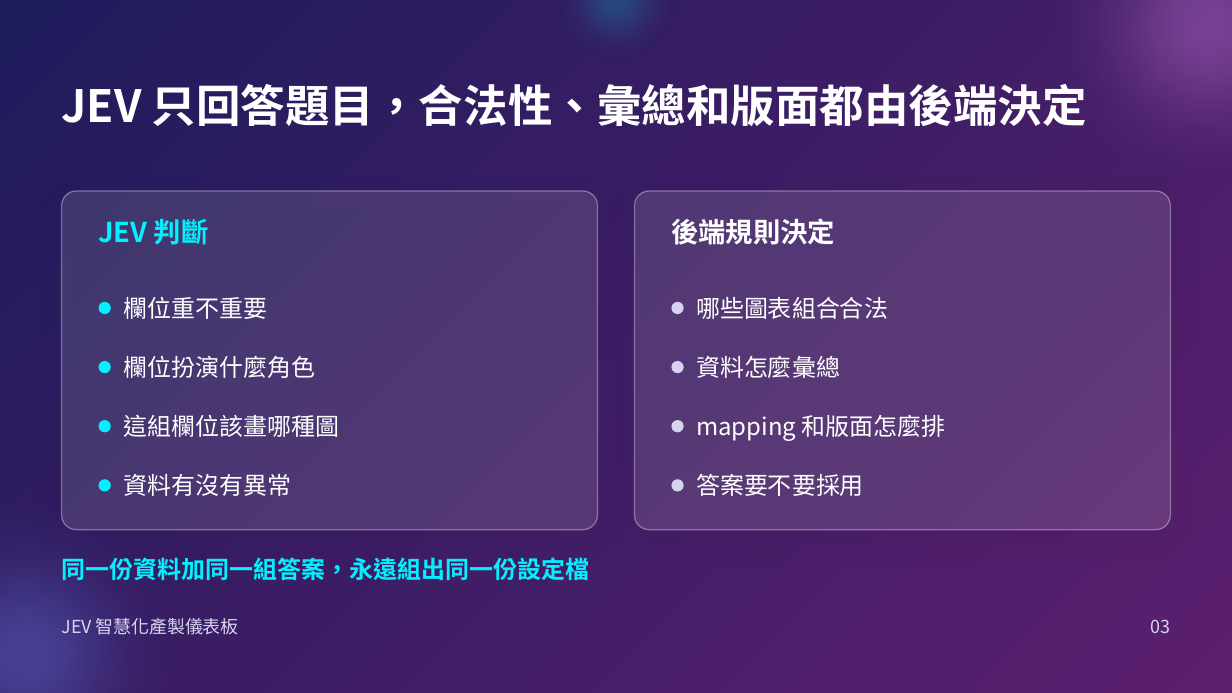
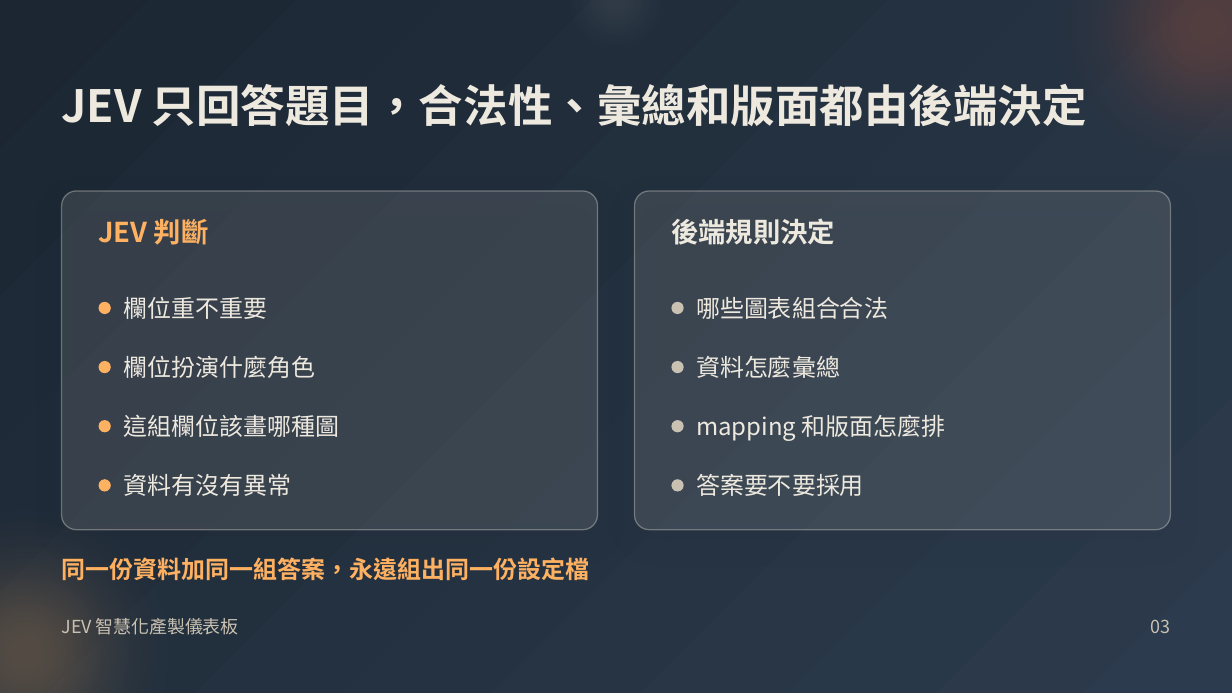
Before and after one commit to kglobe/jev-form-dashboard, a slide deck: slide 3 of docs/slides/JEV儀表板_python-pptx.pptx. Drawn at 1232x693 pixels with LibreOffice and Linux fonts; fonts in the diff are those of the drawing. Boxes give left, top, right and bottom in pixels: in the first picture for what was removed or moved away, otherwise in the second. Text is boxed around its words. In the diff, an @@ line names an element or a change of style, - is before the commit and + after.

```diff
--- a/docs/slides/JEV儀表板_python-pptx.pptx
+++ b/docs/slides/JEV儀表板_python-pptx.pptx
@@ background gradient #1F1C5C to #5B1F6E to gradient #1B2632 to #2C3B4D @@
@@ ellipse at <box>530,0,702,86</box>: fill #00F2FE at 30% opacity to #EEE9DF at 12% opacity @@
@@ ellipse at <box>986,0,1232,246</box>: fill #F093FB at 45% opacity to #A35139 at 55% opacity @@
@@ rounded rectangle at <box>62,191,598,530</box>: fill #FFFFFF at 12% opacity to #EEE9DF at 12% opacity; outline #FFFFFF 0.75 pt to #EEE9DF 0.75 pt @@
@@ rounded rectangle at <box>634,191,1170,530</box>: fill #FFFFFF at 12% opacity to #EEE9DF at 12% opacity; outline #FFFFFF 0.75 pt to #EEE9DF 0.75 pt @@
@@ text "JEV 判斷" at <box>99,219,209,245</box>: text colour #00F2FE to #FFB162 @@
@@ ellipse at <box>0,444,234,693</box>: fill #667EEA at 55% opacity to #FFB162 at 35% opacity @@
@@ fill #00F2FE to #FFB162 in 4 elements at <box>99,302,111,314</box>, <box>99,361,111,373</box>, <box>99,420,111,432</box>, <box>99,479,111,492</box> @@
@@ fill #D6D3F0 to #C9C1B1 in 4 elements at <box>671,302,684,314</box>, <box>671,361,684,373</box>, <box>671,420,684,432</box>, <box>671,479,684,492</box> @@
@@ text colour #FFFFFF to #EEE9DF in 10 elements at <box>62,84,1087,126</box>, <box>123,297,267,319</box>, <box>123,356,315,378</box>, <box>123,414,339,437</box>, <box>123,474,291,496</box>, <box>671,218,835,245</box>, <box>696,297,888,319</box>, <box>696,356,840,378</box>, <box>696,415,946,441</box>, <box>696,474,864,496</box> @@
@@ text "同一份資料加同一組答案，永遠組出同一份設定檔" at <box>62,557,590,581</box>: text colour #00F2FE to #FFB162 @@
@@ text "JEV 智慧化產製儀表板" at <box>62,618,239,635</box>: text colour #D6D3F0 to #C9C1B1 @@
@@ text "03" at <box>1151,619,1171,633</box>: text colour #D6D3F0 to #C9C1B1 @@
```
Also in this commit, not shown: 11 other slides changed, 23 other files.
